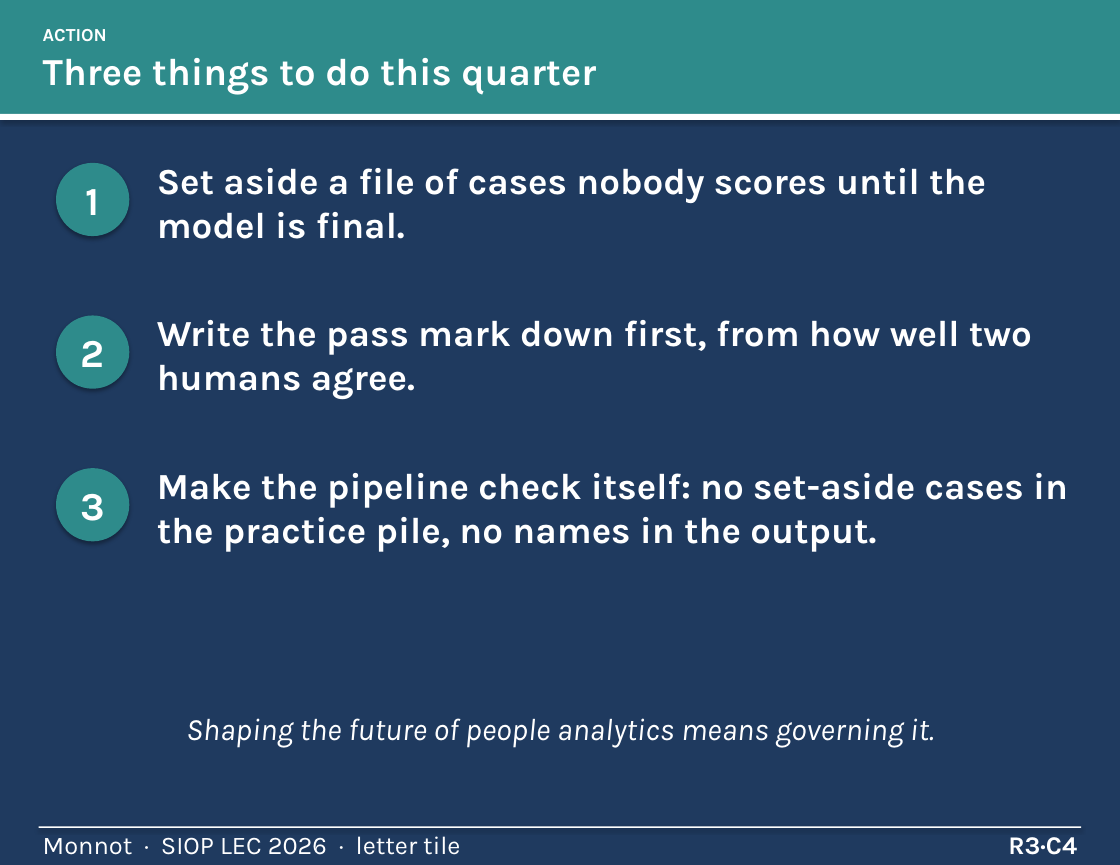
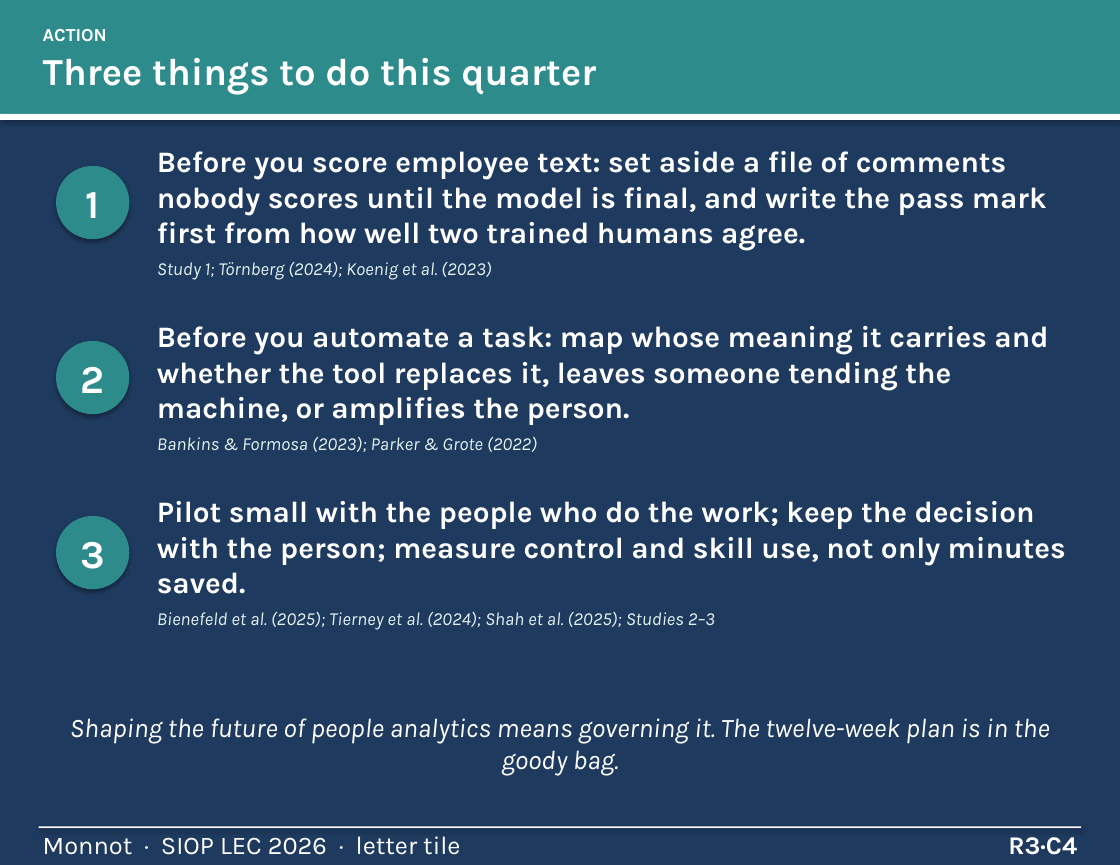
Before and after one commit to mjmonnot/mjmonnot.github.io, a slide deck: slide 12 of lec-2026/assets/Monnot_Poster_v5.pptx. Drawn at 1120x865 pixels with LibreOffice and Linux fonts; fonts in the diff are those of the drawing. Boxes give left, top, right and bottom in pixels: in the first picture for what was removed or moved away, otherwise in the second. Text is boxed around its words. In the diff, an @@ line names an element or a change of style, - is before the commit and + after.

Commit message:
lec-2026: Try this quarter rebuilt on work-design and algorithmic-management literature (two tracks, 12-week plan, vendor questions); Action tile updated

```diff
--- a/lec-2026/assets/Monnot_Poster_v5.pptx
+++ b/lec-2026/assets/Monnot_Poster_v5.pptx
@@ text at box(157, 151, 1047, 251): text changed; size 26 to 21 pt @@
-Set aside a file of cases nobody scores until the model is final.
+Before you score employee text: set aside a file of comments nobody scores until the model is final, and write the pass mark first from how well two trained humans agree.
@@ text added at box(157, 262, 491, 280), 13 pt, text #E4F2F2, italic @@
+Study 1; Törnberg (2024); Koenig et al. (2023)
@@ text removed at box(157, 320, 1032, 400) @@
-Write the pass mark down first, from how well two humans agree.
@@ text added at box(157, 326, 1048, 425), 21 pt, text #FFFFFF, bold @@
+Before you automate a task: map whose meaning it carries and whether the tool replaces it, leaves someone tending the machine, or amplifies the person.
@@ text "2": place and size @@
-text "2" at box(81, 341, 105, 367)
+text "2" at box(81, 367, 105, 393)
@@ ellipse: place and size @@
-ellipse at box(56, 316, 129, 389)
+ellipse at box(56, 341, 129, 414)
@@ text added at box(157, 437, 537, 452), 13 pt, text #E4F2F2, italic @@
+Bankins & Formosa (2023); Parker & Grote (2022)
@@ text removed at box(157, 473, 1068, 552) @@
-Make the pipeline check itself: no set-aside cases in the practice pile, no names in the output.
@@ text added at box(157, 501, 1066, 594), 21 pt, text #FFFFFF, bold @@
+Pilot small with the people who do the work; keep the decision with the person; measure control and skill use, not only minutes saved.
@@ text "3": place and size @@
-text "3" at box(80, 494, 105, 521)
+text "3" at box(80, 542, 105, 569)
@@ ellipse: place and size @@
-ellipse at box(56, 468, 129, 542)
+ellipse at box(56, 516, 129, 590)
@@ text added at box(157, 612, 715, 630), 13 pt, text #E4F2F2, italic @@
+Bienefeld et al. (2025); Tierney et al. (2024); Shah et al. (2025); Studies 2–3
@@ text at box(70, 718, 1050, 776): text changed; size 22 to 19 pt @@
-Shaping the future of people analytics means governing it.
+Shaping the future of people analytics means governing it. The twelve-week plan is in the goody bag.
```
Also in this commit, not shown: 2 other files.
